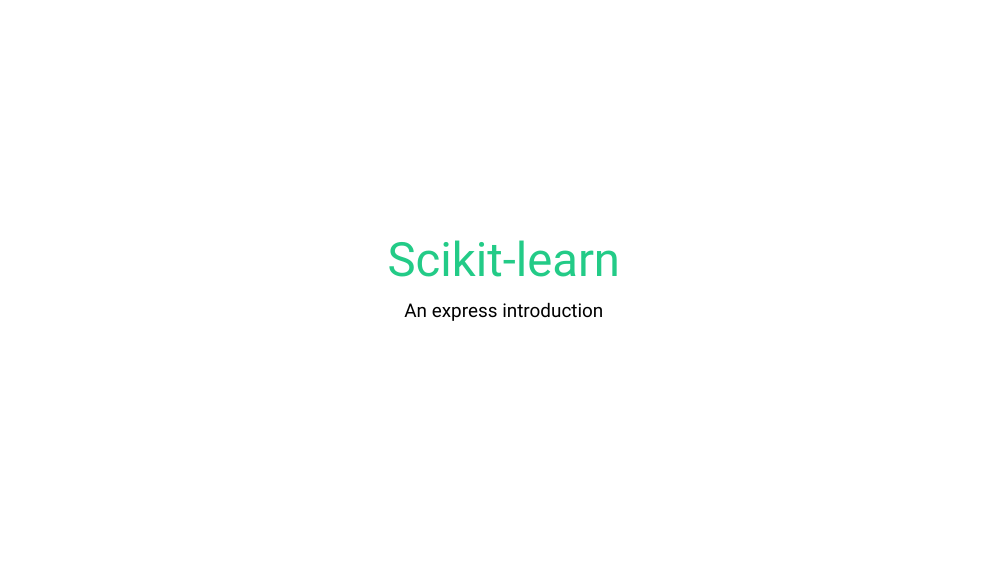
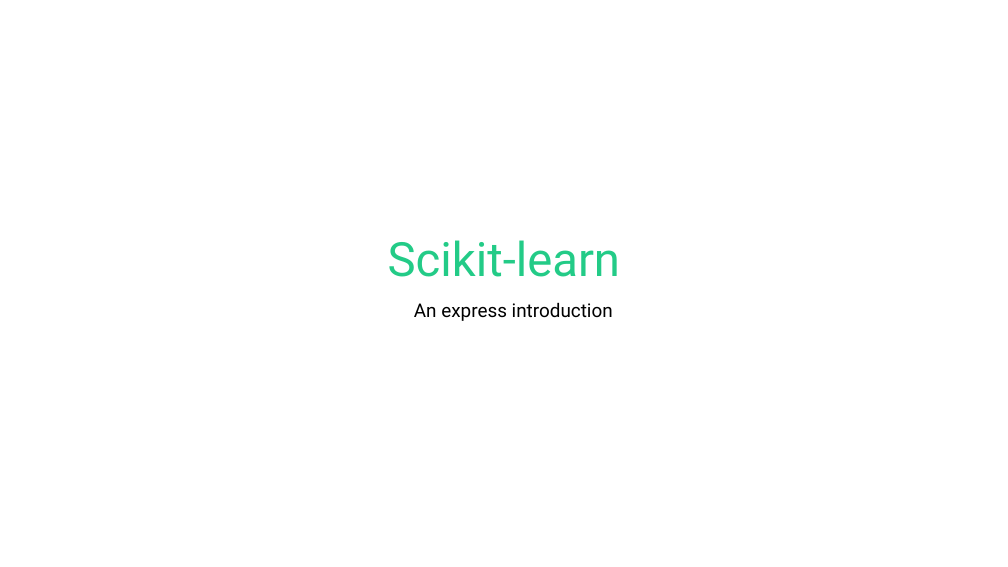
Before and after one commit to Mbaez97/fgv-class-2026-scikitlearn-tutorial, a slide deck: slide 1 of Scikit-learn class.pptx. Drawn at 1008x567 pixels with LibreOffice and Linux fonts; fonts in the diff are those of the drawing. Boxes give left, top, right and bottom in pixels: in the first picture for what was removed or moved away, otherwise in the second. Text is boxed around its words. In the diff, an @@ line names an element or a change of style, - is before the commit and + after.

```diff
--- a/Scikit-learn class.pptx
+++ b/Scikit-learn class.pptx
@@ subtitle "An express introduction" at bbox=[414, 302, 613, 321]: indent changed @@
```
Also in this commit, not shown: 1 other slide changed.
